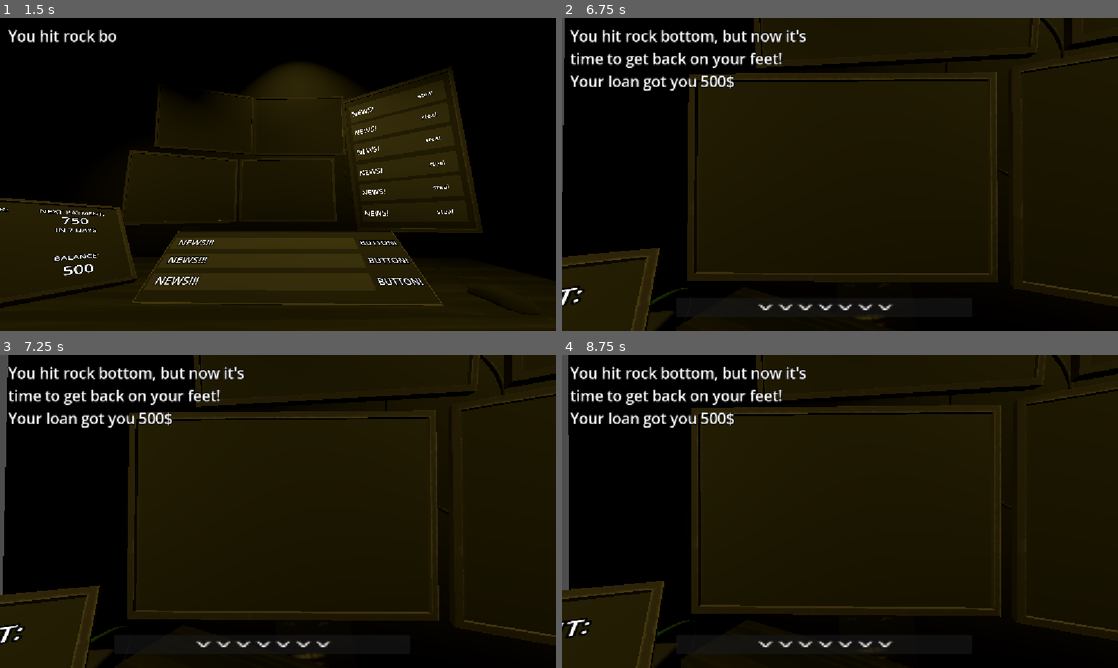
Above: before the commit, frames 1-4 (two rows, left to right).
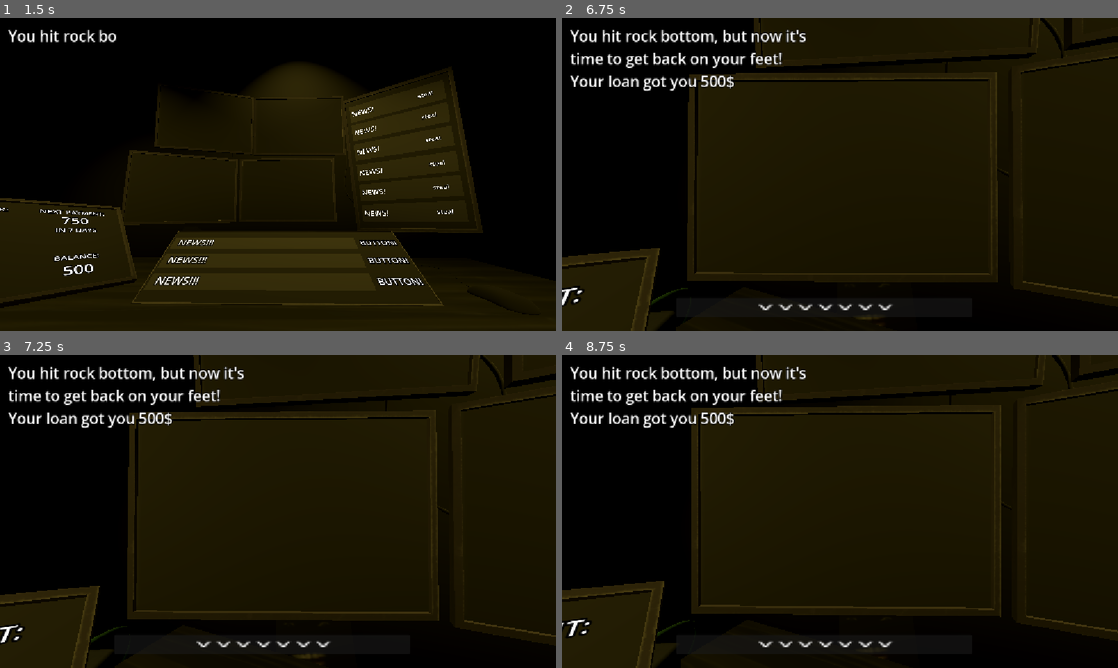
Above: after the commit, the same moments.

Repository: Lilly12568/Stockbouncer
Game: Godot game, scene res://mainmenu.tscn
Same seed, same stepped clock (60 frames per second), same inputs: the game is played once before the commit and once after it. Sound files missing from this copy of the repository are replaced by a short silence.
Inputs (mouse positions are in pixels of both pictures, inside the frame that each line leads up to):
- Up to frame 1 (1.5 s): click "START" at 0.5 s; tap F at 1.25 s; move the mouse to (400, 158) at 1.27 s; hold F from 1.28 s (still down); click (400, 158) at 1.42 s
- Up to frame 2 (6.75 s): move the mouse to (728, 190) at 2.02 s; release F at 2.03 s; tap F every 1.5 s from 2.1 to 6.6 s; click (728, 190) at 2.17 s; move the mouse to (895, 105) at 2.77 s; hold F 2.78-3.53 s; click (895, 105) at 2.92 s; move the mouse to (812, 237) at 3.52 s; click (812, 237) at 3.67 s; move the mouse to (1006, 221) at 4.27 s; hold F 4.28-5.03 s; click (1006, 221) at 4.42 s; move the mouse to (673, 127) at 5.02 s; click (673, 127) at 5.17 s; move the mouse to (867, 174) at 5.77 s; hold F 5.78-6.53 s; click (867, 174) at 5.92 s; move the mouse to (756, 96) at 6.52 s; click (756, 96) at 6.67 s
- Up to frame 3 (7.25 s): no input
- Up to frame 4 (8.75 s): move the mouse to (962, 495) at 7.27 s; hold F 7.28-8.03 s; click (962, 495) at 7.42 s; move the mouse to (728, 527) at 8.02 s; tap F at 8.1 s; click (728, 527) at 8.17 s

Frame 1 is identical in both runs. In frame 2, 0.2% of the frame differs, in the area x 0-1%, y 0-56%; in frame 3, 0.7%; in frame 4, 0.9%, in the area x 0-2%, y 0-76%.

Commit message:
add extra walls

Diff:
--- a/Scenes/main.tscn
+++ b/Scenes/main.tscn
@@ -31,10 +31,10 @@
 [sub_resource type="CylinderMesh" id="CylinderMesh_lfxu0"]
 
 [sub_resource type="BoxMesh" id="BoxMesh_hjb8m"]
-size = Vector3(0.16003418, 9.839142, 16.13086)
+size = Vector3(0.16003418, 9.839142, 32.35376)
 
 [sub_resource type="BoxMesh" id="BoxMesh_r6c0r"]
-size = Vector3(8.749756, 0.30773926, 17.376709)
+size = Vector3(8.749756, 0.30773926, 33.04126)
 
 [sub_resource type="StandardMaterial3D" id="StandardMaterial3D_u50mg"]
 albedo_texture = ExtResource("24_3pmx8")
@@ -45,6 +45,9 @@
 font_size = 31
 outline_size = 5
 outline_color = Color(0, 0, 0, 1)
+
+[sub_resource type="BoxMesh" id="BoxMesh_lfxu0"]
+size = Vector3(10.116211, 9.6328125, 1)
 
 [node name="Node3D" type="Node3D" unique_id=1869916815]
 script = ExtResource("1_6bp64")
@@ -235,5 +238,15 @@
 label_settings = SubResource("LabelSettings_1w6v2")
 autowrap_mode = 3
 
+[node name="MeshInstance3D4" type="MeshInstance3D" parent="." unique_id=2108517283]
+transform = Transform3D(1, 0, 0, 0, 1, 0, 0, 0, 1, 2.0070553, 4.3164063, 11.205603)
+mesh = SubResource("BoxMesh_lfxu0")
+surface_material_override/0 = ExtResource("6_6iyac")
+
+[node name="MeshInstance3D5" type="MeshInstance3D" parent="." unique_id=1287563759]
+transform = Transform3D(1, 0, 0, 0, 1, 0, 0, 0, 1, 2.0070553, 4.3164063, -11.176811)
+mesh = SubResource("BoxMesh_lfxu0")
+surface_material_override/0 = ExtResource("6_6iyac")
+
 [connection signal="timeout" from="refresh_stocks" to="." method="_on_timer_timeout"]
 [connection signal="timeout" from="days_timer" to="." method="_on_days_timer"]
